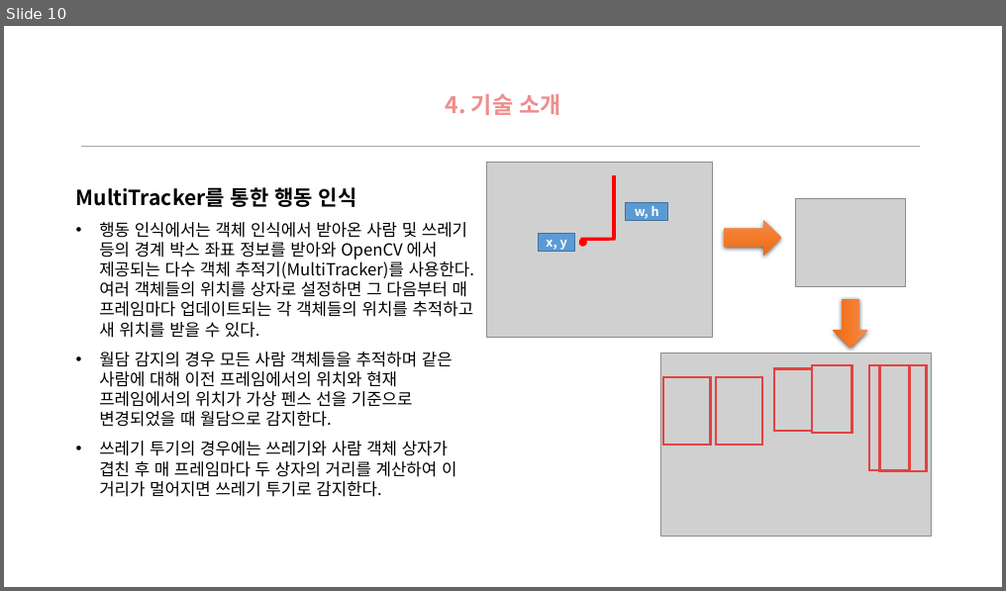
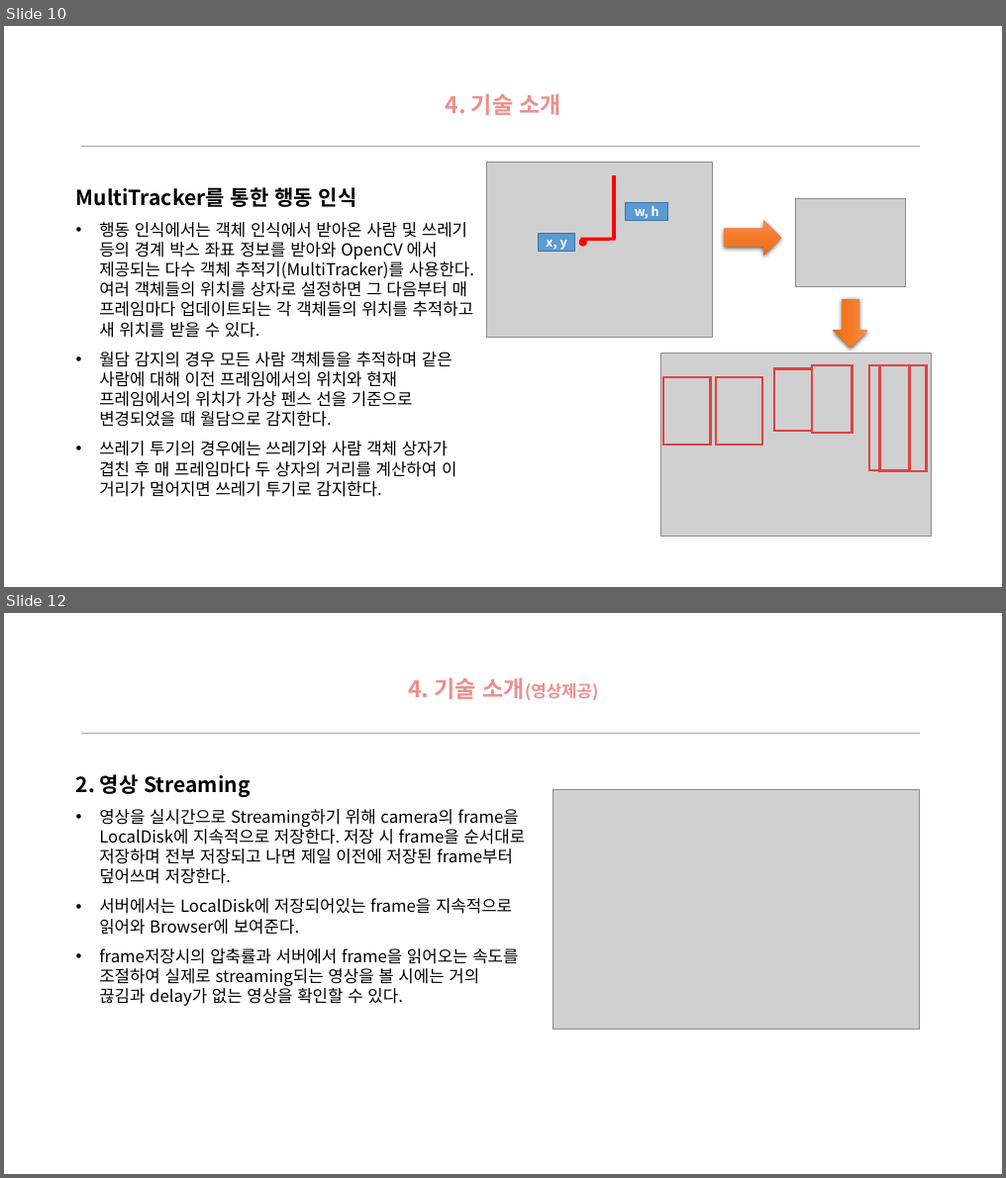
Before and after one commit to jinujeon/ICE_CAP, a slide deck: Docs/최종발표1.pptx. Shown one above the other, each under a label of ours: slide 10 before the commit, slides 10 and 12 after it; the slides between them are not shown. The pictures are 1006x591 and 1006x1178 pixels, drawn with LibreOffice and Linux fonts; fonts in the diff are those of the drawing; grey boxes stand for pictures; background and template pictures are left out. Boxes give left, top, right and bottom in pixels: in the first picture for what was removed or moved away, otherwise in the second. Text is boxed around its words. In the diff, an @@ line names an element or a change of style, - is before the commit and + after.

```diff
--- a/Docs/최종발표1.pptx
+++ b/Docs/최종발표1.pptx
@@ slide 12 added at [4, 613, 1002, 1174], background picture (left out) @@
@@ text added at [408, 677, 598, 700], 22 pt, text #EE8E8E, bold @@
+4. 기술 소개(영상제공)
@@ line added from (81, 733) to (920, 733), #A6A6A6 0.25 pt @@
@@ text added at [76, 774, 526, 1006], 16 pt, text #000000 @@
+2. 영상 Streaming
+• 영상을 실시간으로 Streaming하기 위해 camera의 frame을 LocalDisk에 지속적으로 저장한다. 저장 시 frame을 순서대로 저장하며 전부 저장되고 나면 제일 이전에 저장된 frame부터 덮어쓰며 저장한다.
+• 서버에서는 LocalDisk에 저장되어있는 frame을 지속적으로 읽어와 Browser에 보여준다.
+• frame저장시의 압축률과 서버에서 frame을 읽어오는 속도를 조절하여 실제로 streaming되는 영상을 볼 시에는 거의 끊김과 delay가 없는 영상을 확인할 수 있다.
@@ picture added at [552, 789, 920, 1029] @@
```
Also in this commit, not shown: 1 slide changed, 2 other slides added.
